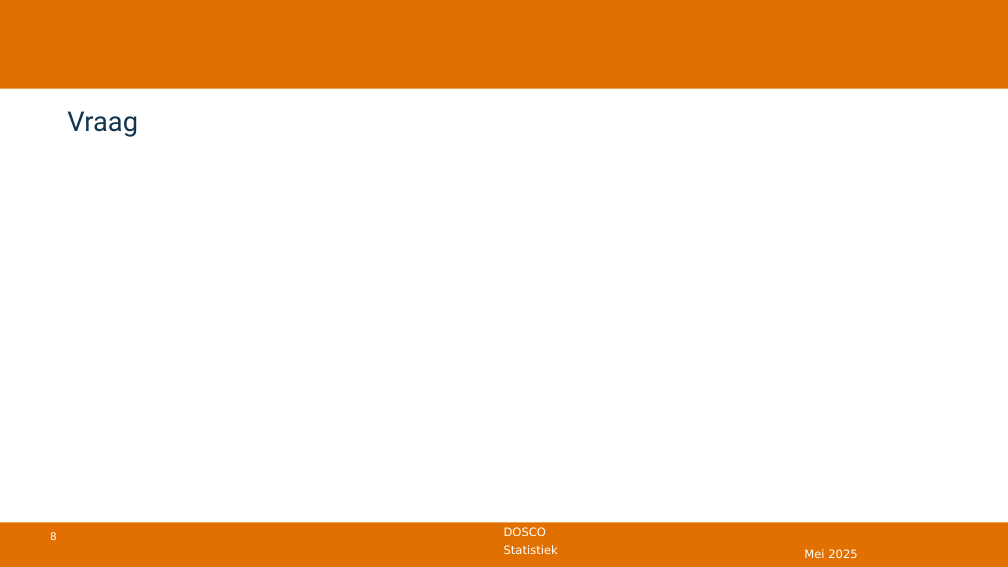
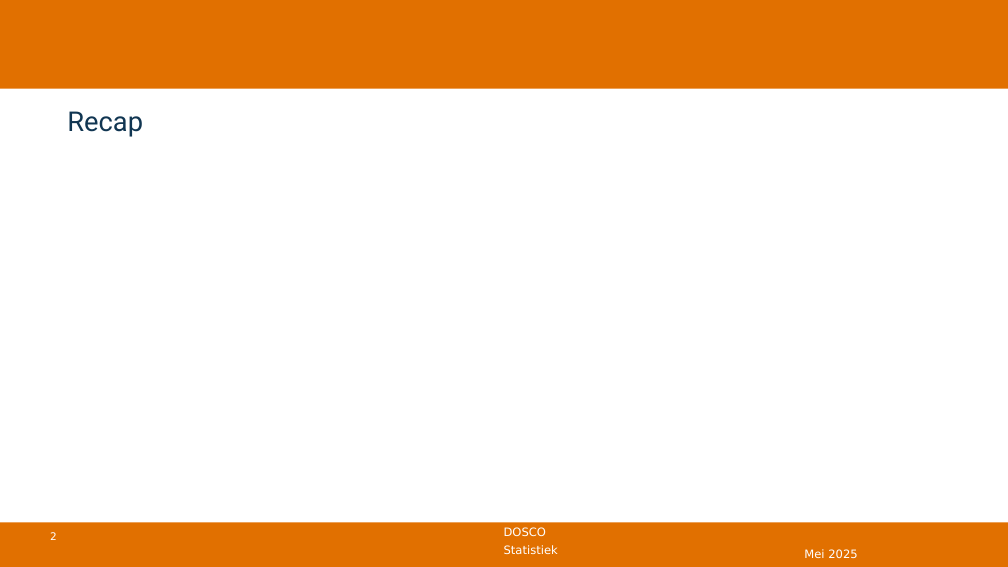
Before and after one commit to DBlom96/Statistiek, a slide deck: slide 2 of Danny/Onderwijs/Statistiek/2024-2025/Slides/Nieuwe slides/Statistiek 2024-2025 -- college 11 -- verschiltoetsen.pptx (slide 8 before the commit). Drawn at 1008x567 pixels with LibreOffice and Linux fonts; fonts in the diff are those of the drawing; grey boxes stand for pictures; background and template pictures are left out. Boxes give left, top, right and bottom in pixels: in the first picture for what was removed or moved away, otherwise in the second. Text is boxed around its words. In the diff, an @@ line names an element or a change of style, - is before the commit and + after.

```diff
--- a/Danny/Onderwijs/Statistiek/2024-2025/Slides/Nieuwe slides/Statistiek 2024-2025 -- college 11 -- verschiltoetsen.pptx
+++ b/Danny/Onderwijs/Statistiek/2024-2025/Slides/Nieuwe slides/Statistiek 2024-2025 -- college 11 -- verschiltoetsen.pptx
@@ title at (67, 111, 143, 137): text changed @@
-Vraag
+Recap
@@ page number at (50, 532, 57, 540): text changed @@
-8
+2
```
Also in this commit, not shown: 3 other slides changed, 5 slides added, 25 slides removed.
